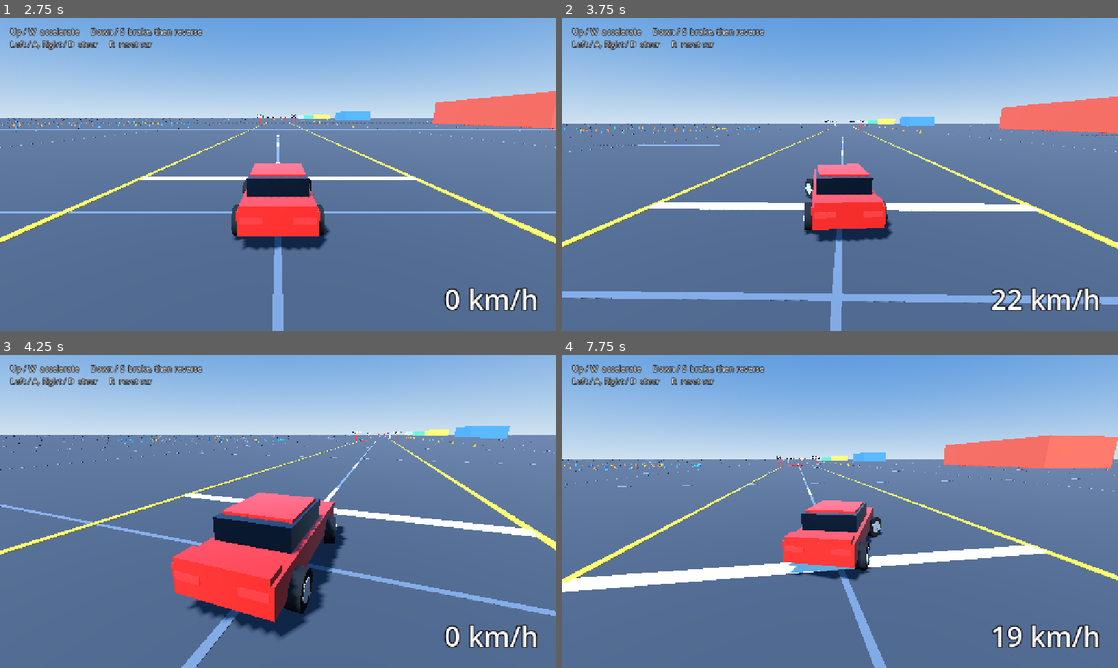
Above: before the commit, frames 1-4 (two rows, left to right).
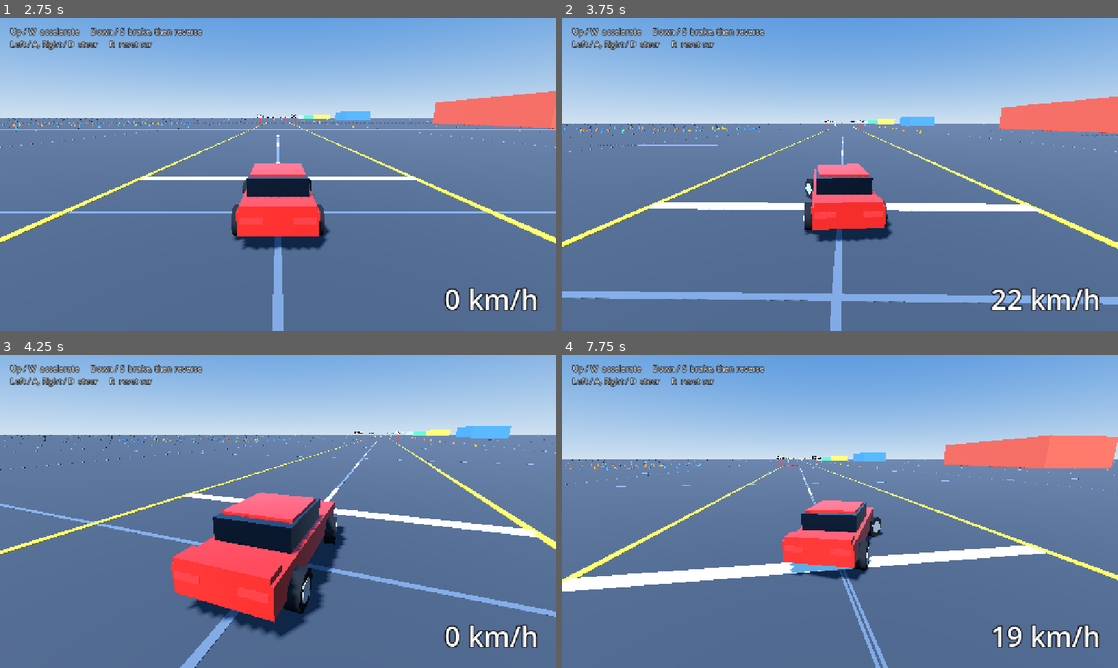
Above: after the commit, the same moments.

Repository: kokosro/factory-driver
Game: Godot game, scene res://scenes/main.tscn
Same seed, same stepped clock (60 frames per second), same inputs: the game is played once before the commit and once after it.
Inputs:
- Up to frame 1 (2.75 s): tap Enter at 0.5 s; hold Right (steer_right) 0.53-1.28 s; tap R (reset_car) at 1.25, 2 s; hold Space (handbrake) 1.28-2.03 s; hold Right (steer_right) from 2.03 s (still down)
- Up to frame 2 (3.75 s): tap R (reset_car) at 2.75 s; release Right (steer_right) at 2.78 s; hold Up (accelerate) 2.78-3.53 s; hold Left (steer_left) from 3.53 s (still down)
- Up to frame 3 (4.25 s): keep holding Left (steer_left); tap R (reset_car) at 4.15 s
- Up to frame 4 (7.75 s): release Left (steer_left) at 5.03 s; hold Space (handbrake) 5.03-5.78 s; hold Right (steer_right) 5.78-6.53 s; hold Up (accelerate) 6.53-7.28 s; hold Right (steer_right) from 7.28 s (still down)

Frame 1 is identical in both runs. In frame 2, less than 0.1% of the frame differs, in the area x 1-98%, y 28-96%; in frame 3, 1.1%, in the area x 0-100%, y 22-100%; in frame 4, 0.9%.

Commit message:
Two-axle lateral grip split and handbrake in the car controller

Diff:
--- a/scripts/car.gd
+++ b/scripts/car.gd
@@ -6,8 +6,13 @@
 ## split into a FORWARD component (along the nose) and a LATERAL component
 ## (sideways slip). Throttle/brake only ever change the forward component.
 ## Steering only ever rotates the body. Because the velocity vector does not
-## rotate with the body, turning creates lateral slip, and LATERAL_GRIP decides
-## how quickly that slip is scrubbed away. High grip = on rails, low grip = drift.
+## rotate with the body, turning creates lateral slip, and the tyres scrub it
+## away. Grip is split over two axles: the slip at each axle is the car's slip
+## plus the sideways swing of that end of the car, and FRONT_LATERAL_GRIP /
+## REAR_LATERAL_GRIP decide how quickly each axle scrubs its own slip. When the
+## rear lets go (handbrake), the unscrubbed rear slip swings the tail out and
+## adds extra yaw on top of the steering (slide_yaw_rate). With equal grip on
+## both axles the car simply scrubs slip away and never slides on its own.
 ##
 ## Conventions: the car's nose points along local -Z, +X is the car's right,
 ## positive yaw (rotation about +Y) is a LEFT turn. The car is assumed to drive
@@ -71,13 +76,43 @@
 ## the on/off nature of keyboard steering.
 const STEER_RESPONSE := 5.0
 
-# --- Lateral grip / drift ----------------------------------------------------
-
-## Lateral grip: how quickly sideways slip is scrubbed off [1/s]. Each second
-## the lateral speed decays by a factor of e^-LATERAL_GRIP. ~10+ feels glued to
-## the road, ~7 is grippy with a hint of slide, ~2-3 is a loose drift car.
-## Scrubbed slip is lost energy, so hard cornering also bleeds a little speed.
-const LATERAL_GRIP := 7.0
+# --- Lateral grip / drift (two axles) ----------------------------------------
+
+## Front axle lateral grip: how quickly sideways slip at the front wheels is
+## scrubbed off [1/s]. Each second that slip decays by a factor of e^-grip.
+## ~10+ feels glued to the road, ~6 is grippy with a playful slide, ~2-3 is a
+## loose drift car. Scrubbed slip is lost energy, so hard cornering also bleeds
+## a little speed.
+const FRONT_LATERAL_GRIP := 6.0
+
+## Rear axle lateral grip [1/s], same scale as FRONT_LATERAL_GRIP. A little
+## below the front lets the tail step out a touch in hard corners; above the
+## front makes the car more planted. Equal grip = neutral.
+const REAR_LATERAL_GRIP := 5.6
+
+## Distance from the car's centre to each axle [m]; half the wheelbase. Must
+## match the wheel positions in car.tscn. Longer = the tail swings more lazily.
+const AXLE_DISTANCE := 1.3
+
+## Arcade stability assist: how quickly any extra tail-out yaw dies away on its
+## own [1/s]. Keeps a handbrake slide controllable instead of an instant spin.
+## Lower = wilder slides that spin more easily, higher = tamer.
+const SLIDE_YAW_DAMPING := 12.0
+
+# --- Handbrake ---------------------------------------------------------------
+
+## Rear grip multiplier while the handbrake is fully on (0..1). 0.2 leaves the
+## rear with a fifth of its grip, so steering into a corner kicks the tail out.
+const HANDBRAKE_REAR_GRIP_FACTOR := 0.2
+
+## Extra deceleration while the handbrake is held [m/s^2], on top of coasting.
+## Much gentler than BRAKE_DECEL: it is for sliding, not for stopping.
+const HANDBRAKE_DECEL := 5.0
+
+## How fast the rear grip comes back after releasing the handbrake [1/s].
+## 2.5 means full grip again after 0.4 s, so the tail catches smoothly instead
+## of snapping straight. The handbrake itself bites instantly.
+const HANDBRAKE_RECOVERY_RATE := 2.5
 
 # --- Visual only (no effect on handling) -------------------------------------
 
@@ -113,8 +148,13 @@
 ## Signed sideways slip speed [m/s]. Positive = sliding towards the car's right.
 var lateral_speed := 0.0
 
-## Current yaw rate [rad/s]. Positive = turning left.
+## Current yaw rate [rad/s]. Positive = turning left. Steering yaw plus
+## slide_yaw_rate.
 var yaw_rate := 0.0
+
+## Extra yaw from the tail sliding out [rad/s], on top of what the steering
+## asks for. Near zero in normal driving, large during a handbrake slide.
+var slide_yaw_rate := 0.0
 
 ## Smoothed steering input, -1 (full right) .. +1 (full left).
 var steer := 0.0
@@ -128,6 +168,10 @@
 var speed_ratio: float:
 	get:
 		return clampf(absf(forward_speed) / MAX_SPEED, 0.0, 1.0)
+
+## How far the handbrake is on, 0..1. Jumps to 1 when pulled, eases back to 0
+## at HANDBRAKE_RECOVERY_RATE when released.
+var _handbrake_amount := 0.0
 
 var _gravity: float = ProjectSettings.get_setting("physics/3d/default_gravity")
 var _spawn_transform: Transform3D
@@ -154,6 +198,7 @@
 	var drive_input := Input.get_action_strength("accelerate") - Input.get_action_strength("brake")
 	# +1 = left, -1 = right (matches the sign of yaw).
 	var steer_input := Input.get_axis("steer_right", "steer_left")
+	var handbrake_held := Input.is_action_pressed("handbrake")
 
 	# 1. Split the current horizontal velocity into the car's own frame. Reading
 	#    it back from `velocity` means collisions are respected automatically.
@@ -166,16 +211,32 @@
 	# 2. Longitudinal: engine, brakes, reverse, coasting.
 	var previous_forward_speed := forward_speed
 	forward_speed = _update_forward_speed(forward_speed, drive_input, delta)
+	if handbrake_held:
+		forward_speed = move_toward(forward_speed, 0.0, HANDBRAKE_DECEL * delta)
 	var longitudinal_accel := (forward_speed - previous_forward_speed) / delta
 
-	# 3. Lateral: tyres scrub off sideways slip.
-	lateral_speed *= exp(-LATERAL_GRIP * delta)
+	# 3. Lateral: each axle scrubs off its own sideways slip. The front axle
+	#    sits AXLE_DISTANCE ahead of the centre, the rear the same behind, so a
+	#    positive (left) slide yaw moves the nose left and the tail right. The
+	#    corrected axle slips then give back the car's slip and slide yaw.
+	if handbrake_held:
+		_handbrake_amount = 1.0
+	else:
+		_handbrake_amount = move_toward(_handbrake_amount, 0.0, HANDBRAKE_RECOVERY_RATE * delta)
+	var rear_grip := REAR_LATERAL_GRIP * lerpf(1.0, HANDBRAKE_REAR_GRIP_FACTOR, _handbrake_amount)
+	var front_slip := lateral_speed - slide_yaw_rate * AXLE_DISTANCE
+	var rear_slip := lateral_speed + slide_yaw_rate * AXLE_DISTANCE
+	front_slip *= exp(-FRONT_LATERAL_GRIP * delta)
+	rear_slip *= exp(-rear_grip * delta)
+	lateral_speed = (front_slip + rear_slip) * 0.5
+	slide_yaw_rate = (rear_slip - front_slip) / (2.0 * AXLE_DISTANCE)
+	slide_yaw_rate *= exp(-SLIDE_YAW_DAMPING * delta)
 
 	# 4. Steering: turn the body. The velocity is rebuilt from the directions of
 	#    *before* the turn, so the nose rotates away from the direction of travel
 	#    and the difference shows up as lateral slip on the next tick.
 	steer = move_toward(steer, steer_input, STEER_RESPONSE * delta)
-	yaw_rate = _compute_yaw_rate(steer, forward_speed)
+	yaw_rate = _compute_yaw_rate(steer, forward_speed) + slide_yaw_rate
 
 	if not is_on_floor():
 		vertical_speed -= _gravity * delta
@@ -194,7 +255,9 @@
 	forward_speed = 0.0
 	lateral_speed = 0.0
 	yaw_rate = 0.0
+	slide_yaw_rate = 0.0
 	steer = 0.0
+	_handbrake_amount = 0.0
 	_body.rotation = Vector3.ZERO
 	reset_physics_interpolation()
 
